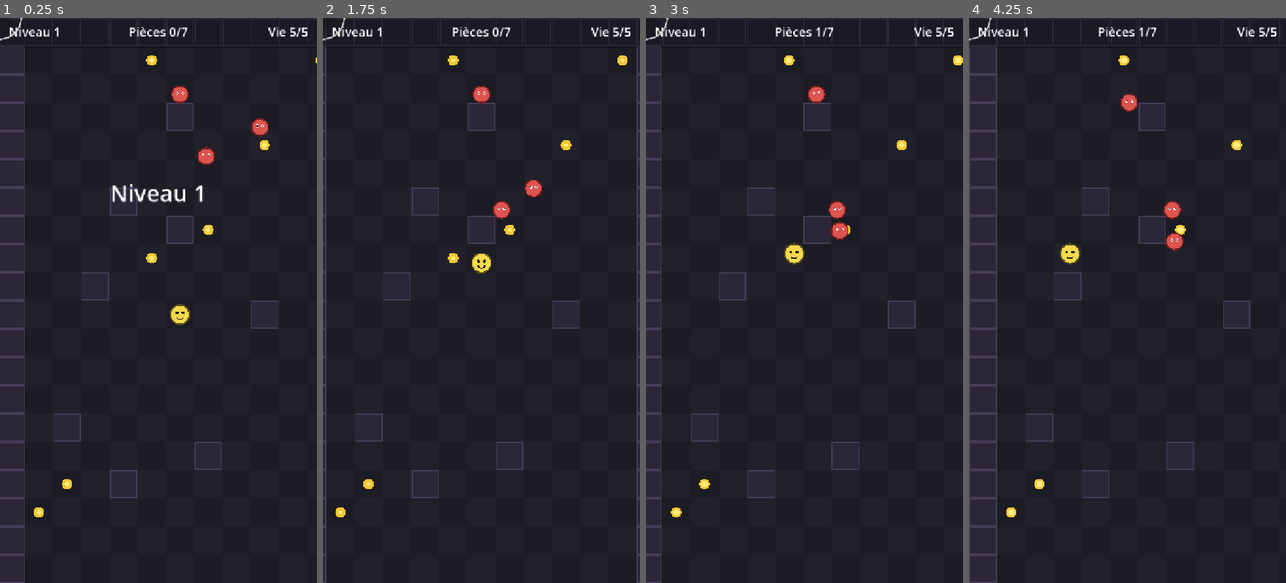
Above: before the commit, frames 1-4 (left to right).
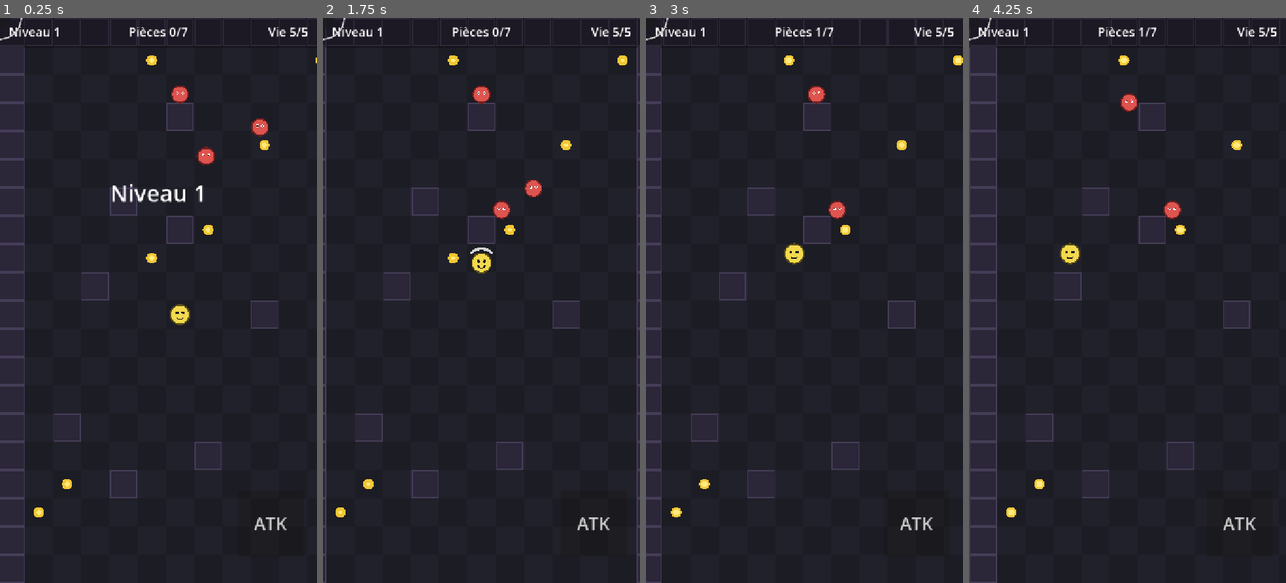
Above: after the commit, the same moments.

Repository: keerigan/godot-dungeon
Game: Godot game, scene res://scenes/Main.tscn
Two runs of this game, one before a commit and one after it. Both use one fixed random seed, a clock stepped at 60 frames per second and the inputs below.
Inputs (mouse positions are in pixels of both pictures, inside the frame that each line leads up to):
- Up to frame 1 (0.25 s): no input
- Up to frame 2 (1.75 s): click (592, 520) at 0.5 s, where only the run after the commit has a clickable "ATK"; move the mouse to (465, 413) at 1.27 s; hold W from 1.28 s (still down); hold Space from 1.28 s (still down); click (465, 413) at 1.42 s
- Up to frame 3 (3 s): release W at 2 s; release Space at 2 s; drag from (899, 385) to (690, 481) at 2.02 s; move the mouse to (709, 215) at 2.77 s; hold A from 2.78 s (still down); hold Space from 2.78 s (still down)
- Up to frame 4 (4.25 s): release A at 3.5 s; release Space at 3.5 s; drag from (1143, 300) to (1010, 515) at 3.52 s

The runs differ from the first frame. In frame 1, 0.1% of the frame differs, in the area x 80-91%, y 88-91%; in frame 2, 0.2%; in frame 3, 0.3%, in the area x 58-91%, y 36-91%; in frame 4, 0.3%.
Error in both runs: Invalid access to property or key 'output' on a base object of type 'VirtualJoystick'. (res://scripts/Game.gd:51)

Commit message:
Ajout des sons, de l'attaque et du build APK automatique (CI)
Nouvelles fonctionnalités :
- Attaque : bouton tactile ATK (bas droite) + touche Espace, arc lumineux,
  élimine les ennemis à portée et rapporte un bonus de score
- Sons générés par synthèse (aucun asset audio) : pièce, coup, dégât, mort
  d'ennemi, passage de niveau, game over ; singleton autoload Sfx
- Joystick restreint à la moitié gauche pour cohabiter avec le bouton d'attaque

Build Android :
- Workflow GitHub Actions (barichello/godot-ci) qui compile un APK de debug
  à chaque push sur main, publié en artefact et en release 'latest'

Corrections :
- Typage explicite dans VirtualJoystick (inférence impossible après 'is')
- Projet validé sans erreur via import + exécution headless Godot 4.3

Co-Authored-By: Claude Opus 4.8 <noreply@anthropic.com>
Claude-Session: https://claude.ai/code/session_01WATrZWmuEbz921xMfBvaBQ

Diff:
--- a/project.godot
+++ b/project.godot
@@ -12,6 +12,10 @@
 run/main_scene="res://scenes/Main.tscn"
 config/features=PackedStringArray("4.3", "Mobile")
 config/icon="res://icon.svg"
+
+[autoload]
+
+Sfx="*res://scripts/Sfx.gd"
 
 [display]
 
--- a/scripts/Game.gd
+++ b/scripts/Game.gd
@@ -110,11 +110,13 @@
 
 
 func _on_level_cleared() -> void:
+	Sfx.play(Sfx.level_up)
 	level += 1
 	build_level()
 
 
 func _on_player_died() -> void:
+	Sfx.play(Sfx.game_over)
 	state = State.DEAD
 	joystick.set_process_input(false)
 	joystick.output = Vector2.ZERO
@@ -127,11 +129,34 @@
 
 
 func _on_coin_collected() -> void:
+	Sfx.play(Sfx.coin)
 	player.add_coin()
 	coins_left -= 1
 	_update_hud()
 	if coins_left <= 0:
 		_on_level_cleared()
+
+
+func _on_player_attacked() -> void:
+	if state != State.PLAYING:
+		return
+	Sfx.play(Sfx.attack)
+	var reach := Player.ATTACK_RADIUS + Enemy.RADIUS
+	var survivors: Array[Enemy] = []
+	var killed := 0
+	for e in enemies:
+		if not is_instance_valid(e):
+			continue
+		if player.global_position.distance_to(e.global_position) <= reach:
+			e.queue_free()
+			killed += 1
+		else:
+			survivors.append(e)
+	enemies = survivors
+	if killed > 0:
+		Sfx.play(Sfx.enemy_die)
+		player.coins += killed          # bonus de score
+		player.coins_changed.emit(player.coins)
 
 
 # ---------------------------------------------------------------------------
@@ -218,6 +243,7 @@
 func _create_player() -> void:
 	player = Player.new()
 	player.died.connect(_on_player_died)
+	player.attacked.connect(_on_player_attacked)
 	player.health_changed.connect(func(_c, _m): _update_hud())
 	player.coins_changed.connect(func(_c): _update_hud())
 	add_child(player)
@@ -287,7 +313,23 @@
 	joystick = VirtualJoystick.new()
 	ui_layer.add_child(joystick)
 
+	# Bouton d'attaque (en bas à droite, hors de la zone du joystick)
+	var attack_btn := Button.new()
+	attack_btn.text = "ATK"
+	attack_btn.add_theme_font_size_override("font_size", 40)
+	attack_btn.size = Vector2(150, 150)
+	attack_btn.position = Vector2(540, 1070)
+	attack_btn.focus_mode = Control.FOCUS_NONE
+	attack_btn.modulate = Color(1, 1, 1, 0.88)
+	attack_btn.pressed.connect(_on_attack_button)
+	ui_layer.add_child(attack_btn)
+
 	_build_gameover_ui()
+
+
+func _on_attack_button() -> void:
+	if state == State.PLAYING:
+		player.try_attack()
 
 
 func _make_label(text: String, align: int) -> Label:
--- a/scripts/Player.gd
+++ b/scripts/Player.gd
@@ -7,15 +7,22 @@
 signal died
 signal health_changed(current: int, maximum: int)
 signal coins_changed(count: int)
+signal attacked                          ## Émis quand le héros donne un coup
 
 const SPEED := 260.0
 const RADIUS := 22.0
+const ATTACK_RADIUS := 78.0              ## Portée du coup
+const ATTACK_COOLDOWN := 0.40            ## Délai entre deux coups
+const ATTACK_ANIM := 0.18                ## Durée de l'effet visuel du coup
 
 var max_health := 5
 var health := 5
 var coins := 0
 var invuln := 0.0                       ## Temps d'invincibilité restant (secondes)
 var joystick_vector := Vector2.ZERO      ## Rempli par le joystick tactile
+var facing := Vector2.RIGHT              ## Dernière direction de déplacement
+var attack_cd := 0.0                     ## Recharge restante du coup
+var attack_anim := 0.0                   ## Temps restant de l'effet visuel
 
 func _ready() -> void:
 	collision_layer = 2   # Le joueur est sur la "couche 2"
@@ -40,20 +47,38 @@
 	var dir := joystick_vector + kb
 	if dir.length() > 1.0:
 		dir = dir.normalized()
+	if dir.length() > 0.1:
+		facing = dir.normalized()
 	velocity = dir * SPEED
 	move_and_slide()
 
+	# Attaque au clavier (Espace) — la recharge empêche le spam
+	if Input.is_physical_key_pressed(KEY_SPACE):
+		try_attack()
+
 	if invuln > 0.0:
 		invuln -= delta
+	if attack_cd > 0.0:
+		attack_cd -= delta
+	if attack_anim > 0.0:
+		attack_anim -= delta
 	# Toujours redessiner : garantit le retour à l'état normal après le
-	# clignotement d'invincibilité.
+	# clignotement d'invincibilité / l'effet de coup.
 	queue_redraw()
+
+func try_attack() -> void:
+	if attack_cd > 0.0:
+		return
+	attack_cd = ATTACK_COOLDOWN
+	attack_anim = ATTACK_ANIM
+	attacked.emit()
 
 func take_damage(amount: int) -> void:
 	if invuln > 0.0:
 		return
 	health = max(0, health - amount)
 	invuln = 1.0
+	Sfx.play(Sfx.hurt)
 	health_changed.emit(health, max_health)
 	queue_redraw()
 	if health <= 0:
@@ -66,12 +91,22 @@
 func reset() -> void:
 	health = max_health
 	invuln = 0.0
+	attack_cd = 0.0
+	attack_anim = 0.0
 	joystick_vector = Vector2.ZERO
 	velocity = Vector2.ZERO
 	health_changed.emit(health, max_health)
 	queue_redraw()
 
 func _draw() -> void:
+	# Effet de coup : arc lumineux devant le héros
+	if attack_anim > 0.0:
+		var progress := 1.0 - attack_anim / ATTACK_ANIM
+		var ang := facing.angle()
+		var reach := lerpf(RADIUS, ATTACK_RADIUS, progress)
+		draw_arc(Vector2.ZERO, reach, ang - 0.9, ang + 0.9, 20,
+			Color(1.0, 1.0, 1.0, 1.0 - progress), 6.0)
+
 	# Clignotement pendant l'invincibilité
 	if invuln > 0.0 and int(invuln * 12.0) % 2 == 0:
 		return
--- /dev/null
+++ b/scripts/Sfx.gd
@@ -0,0 +1,93 @@
+extends Node
+
+## Banque de sons générés par code (synthèse) — aucun fichier audio à stocker.
+## Déclaré en autoload (singleton "Sfx"), donc accessible partout : Sfx.play(Sfx.coin)
+
+const RATE := 22050
+
+var _players: Array[AudioStreamPlayer] = []
+var _next := 0
+
+var coin: AudioStreamWAV
+var attack: AudioStreamWAV
+var hurt: AudioStreamWAV
+var enemy_die: AudioStreamWAV
+var level_up: AudioStreamWAV
+var game_over: AudioStreamWAV
+
+
+func _ready() -> void:
+	# Petit pool de lecteurs pour jouer plusieurs sons en même temps
+	for i in 8:
+		var p := AudioStreamPlayer.new()
+		p.bus = "Master"
+		add_child(p)
+		_players.append(p)
+
+	coin = _sweep(880.0, 1320.0, 0.12, 0.40, false)
+	attack = _sweep(620.0, 190.0, 0.13, 0.32, true)
+	hurt = _sweep(220.0, 110.0, 0.20, 0.40, true)
+	enemy_die = _sweep(520.0, 90.0, 0.22, 0.34, false)
+	level_up = _arp([523.0, 659.0, 784.0, 1047.0], 0.09, 0.34, false)
+	game_over = _arp([440.0, 349.0, 294.0, 220.0], 0.16, 0.36, false)
+
+
+func play(stream: AudioStream) -> void:
+	if stream == null:
+		return
+	var p := _players[_next]
+	_next = (_next + 1) % _players.size()
+	p.stream = stream
+	p.play()
+
+
+## Génère un son à fréquence glissante (start -> end) avec enveloppe décroissante.
+func _sweep(start_freq: float, end_freq: float, dur: float, vol: float, square: bool) -> AudioStreamWAV:
+	var n := int(RATE * dur)
+	var data := PackedByteArray()
+	data.resize(n * 2)
+	var phase := 0.0
+	for i in n:
+		var t := float(i) / n
+		var freq := lerpf(start_freq, end_freq, t)
+		phase += TAU * freq / RATE
+		var s := sin(phase)
+		if square:
+			s = signf(s)
+		var env := 1.0 - t
+		if t < 0.02:
+			env *= t / 0.02   # petite attaque pour éviter le "clic"
+		data.encode_s16(i * 2, int(clampf(s * env * vol, -1.0, 1.0) * 32767.0))
+	return _to_wav(data)
+
+
+## Génère un arpège (suite de notes) — utilisé pour "niveau suivant" et "game over".
+func _arp(notes: Array, note_dur: float, vol: float, square: bool) -> AudioStreamWAV:
+	var per := int(RATE * note_dur)
+	var data := PackedByteArray()
+	data.resize(per * notes.size() * 2)
+	var idx := 0
+	for note in notes:
+		var freq: float = note
+		var phase := 0.0
+		for i in per:
+			var t := float(i) / per
+			phase += TAU * freq / RATE
+			var s := sin(phase)
+			if square:
+				s = signf(s)
+			var env := 1.0 - t
+			if t < 0.02:
+				env *= t / 0.02
+			data.encode_s16(idx * 2, int(clampf(s * env * vol, -1.0, 1.0) * 32767.0))
+			idx += 1
+	return _to_wav(data)
+
+
+func _to_wav(data: PackedByteArray) -> AudioStreamWAV:
+	var w := AudioStreamWAV.new()
+	w.format = AudioStreamWAV.FORMAT_16_BITS
+	w.mix_rate = RATE
+	w.stereo = false
+	w.data = data
+	return w
--- a/scripts/VirtualJoystick.gd
+++ b/scripts/VirtualJoystick.gd
@@ -10,6 +10,9 @@
 
 const MAX_RADIUS := 110.0
 const DEAD_ZONE := 0.12
+## Les appuis démarrant à droite de cette limite (coords de base, largeur 720)
+## sont ignorés : cette zone est réservée au bouton d'attaque.
+const MOVE_ZONE_MAX_X := 480.0
 
 var _active := false
 var _finger := -1
@@ -19,6 +22,8 @@
 func _input(event: InputEvent) -> void:
 	if event is InputEventScreenTouch:
 		if event.pressed and not _active:
+			if event.position.x > MOVE_ZONE_MAX_X:
+				return   # zone réservée au bouton d'attaque
 			_active = true
 			_finger = event.index
 			_center = event.position
@@ -28,11 +33,11 @@
 		elif not event.pressed and event.index == _finger:
 			_reset()
 	elif event is InputEventScreenDrag and _active and event.index == _finger:
-		var off := event.position - _center
+		var off: Vector2 = event.position - _center
 		if off.length() > MAX_RADIUS:
 			off = off.normalized() * MAX_RADIUS
 		_knob = _center + off
-		var raw := off / MAX_RADIUS
+		var raw: Vector2 = off / MAX_RADIUS
 		output = raw if raw.length() > DEAD_ZONE else Vector2.ZERO
 		queue_redraw()
 
Not shown, added: icon.svg.import
Not shown, added: .github/workflows/android.yml
Not shown, changed: README.md
